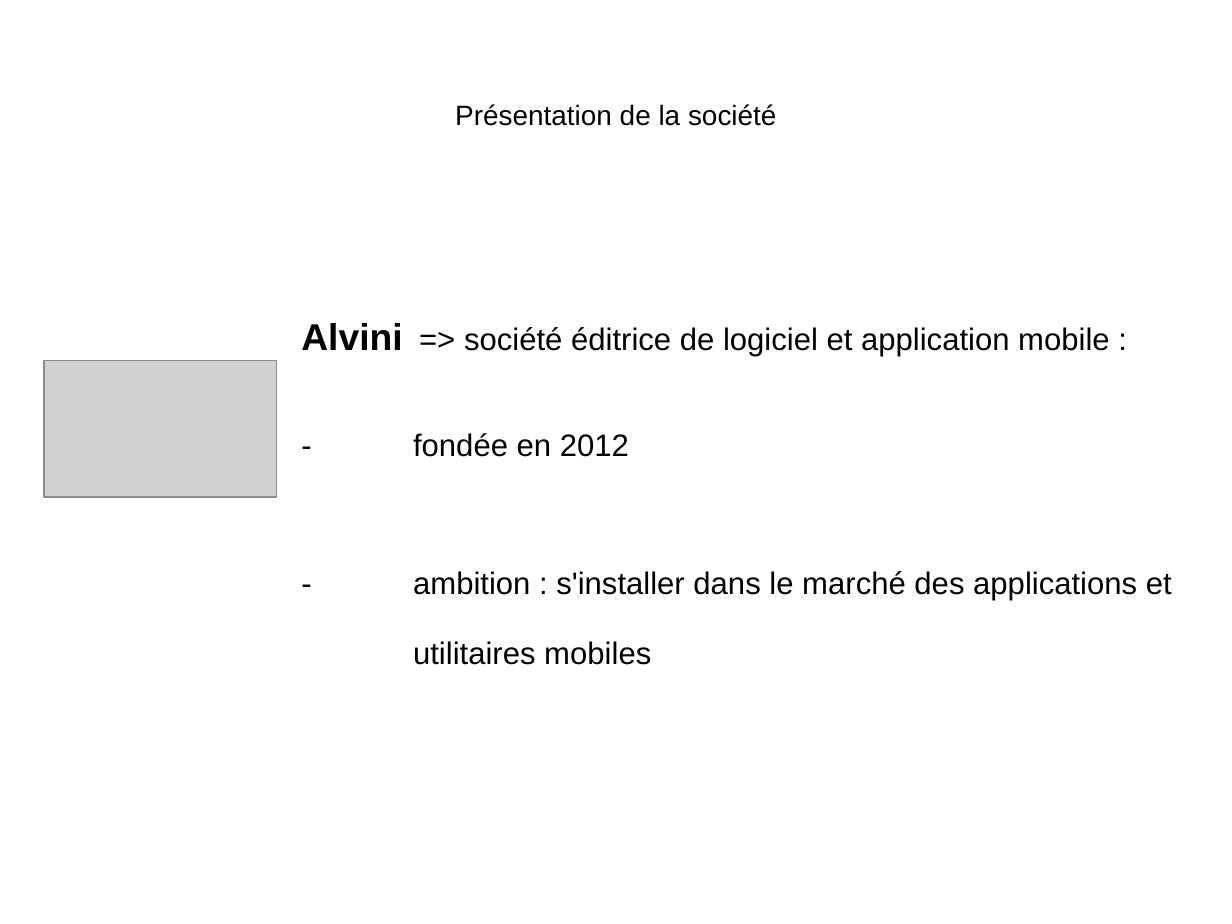
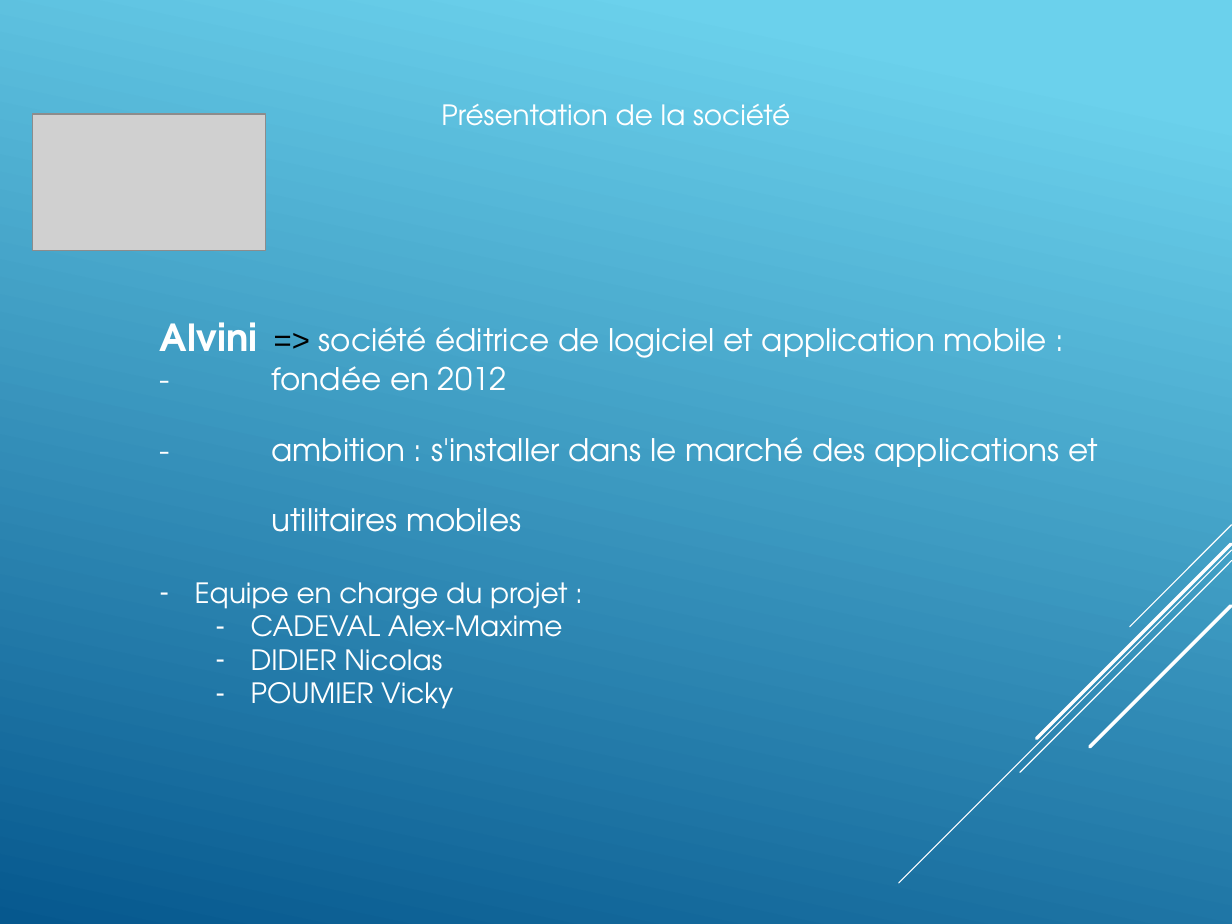
Before and after one commit to Hojalab/budget-monitor, a slide deck: slide 2 of docs/BudgetMonitor.pptx. Drawn at 1232x924 pixels with LibreOffice and Linux fonts; fonts in the diff are those of the drawing; grey boxes stand for pictures. Boxes give left, top, right and bottom in pixels: in the first picture for what was removed or moved away, otherwise in the second. Text is boxed around its words. In the diff, an @@ line names an element or a change of style, - is before the commit and + after.

```diff
--- a/docs/BudgetMonitor.pptx
+++ b/docs/BudgetMonitor.pptx
@@ background #FFFFFF to gradient #6ED2EB to #06588E @@
@@ text "Présentation de la société" at [441, 104, 790, 126]: font Arial to TeX Gyre Adventor, text colour #000000 to #FFFFFF @@
@@ picture: place and size @@
-picture at [44, 361, 276, 497]
+picture at [32, 114, 265, 250]
@@ text "Alvini => société éditrice de ...": place and size @@
-text "Alvini => société éditrice de ..." at [301, 323, 1172, 665]
+text "Alvini => société éditrice de ..." at [160, 322, 1059, 709]
@@ text at [160, 322, 1059, 532]: font Arial to TeX Gyre Adventor, text colour #000000 to #FFFFFF in "Alvini société éditrice de logiciel et application ...", "- fondée en 2012", "- ambition : s'installer dans le marché ...", "utilitaires mobiles" @@
@@ text at [195, 582, 568, 709]: paragraphs added @@
+– Equipe en charge du projet :
+  – CADEVAL Alex-Maxime
+  – DIDIER Nicolas
+  – POUMIER Vicky
@@ group added at [899, 525, 1232, 883]: 5 lines @@
```
Also in this commit, not shown: 1 other slide changed, 9 slides added, 2 slides removed, 12 other files.
